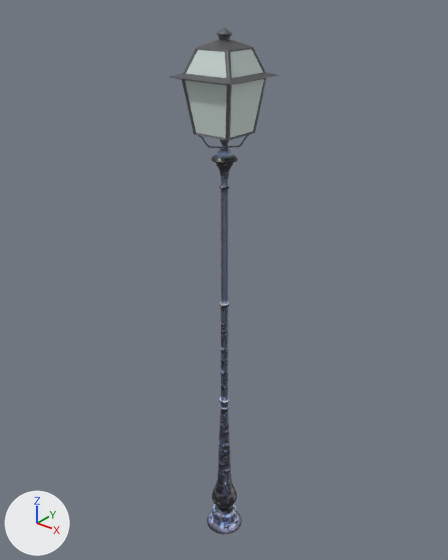
Renders of the FBX model Level_Clock/Assets/Art/3D/Lamp.fbx from each side of a commit.
One viewpoint serves both versions: a 50 mm lens placed at (0.0533, -0.0667, 0.0915), pointed at (-0.0018, 0.0021, 0.0489). Arrows for +X, +Y and +Z are at lower left; the lights stay in place. Where no turn or scale is listed for an object, it has been applied to the vertices. Vertices at the same position are counted once.

Before the edit, the objects in view are built like this:
```python
mat_glass = principled_material('Glass')
mat_glass.base_color = (0.613, 0.71, 0.683)  # light grey #cddbd8
mat_glass.roughness = 0.615
me_mesh = bpy.data.meshes.new('Mesh')
me_mesh.from_pydata(...)  # 5858 vertices, 5979 faces; spans x -0.0053..0.0053, y -0.0053..0.0053, z -0.043..0.043
# faces by material slot: [3263, 16, 400, 2300]
me_mesh.materials.append(mat_black)  # grey #76777b
me_mesh.materials.append(mat_glass)  # light grey #cddbd8
me_mesh.materials.append(mat_bulbmat)  # white #ffffff
me_mesh.materials.append(mat_poleuv)  # picture img_uv_final_png
ob_export = bpy.data.objects.new('Export', me_mesh)
ob_export.location = (0.0, 0.0, 0.0431)
```
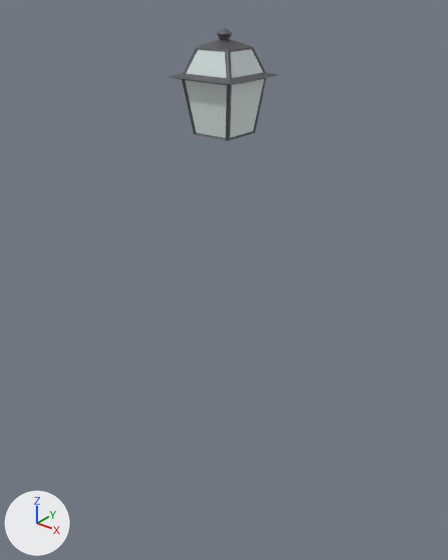
Where the newer file only moved an object's origin or applied its transform, the numbers keep the older frame.

Changed parts and their boxes (x1, y1, x2, y2) in the pictures (448 x 560 px):
'Export', reshaped
    before: (170, 25, 279, 535)
    after: (170, 25, 279, 141)
part 1 of me_mesh, deleted
    before: (207, 146, 242, 535)
part 2 of me_mesh, deleted
    before: (198, 135, 222, 148)

What the commit changed:
In material 'Glass' (mat_glass), emission_color is now set to (0.0459, 0.0459, 0.0459), black #3c3c3c.
In material 'Glass' (mat_glass), emission_strength is now set to 1.0.
me_mesh has 5858 vertices, 5979 faces and spans x -0.0053..0.0053, y -0.0053..0.0053, z -0.043..0.043.
me_mesh is used by ob_export; location (0.0, 0.0, 0.0431).
me_mesh part 1: the loose piece of 2282 vertices spanning x -0.0033..0.0033, y -0.0033..0.0033, z -0.043..0.0276 is deleted.
me_mesh part 2: the loose piece of 602 vertices spanning x -0.003..-0.0002, y -0.003..-0.0002, z 0.0273..0.0296 is deleted.
me_mesh no longer uses material mat_poleuv (picture img_uv_final_png).
